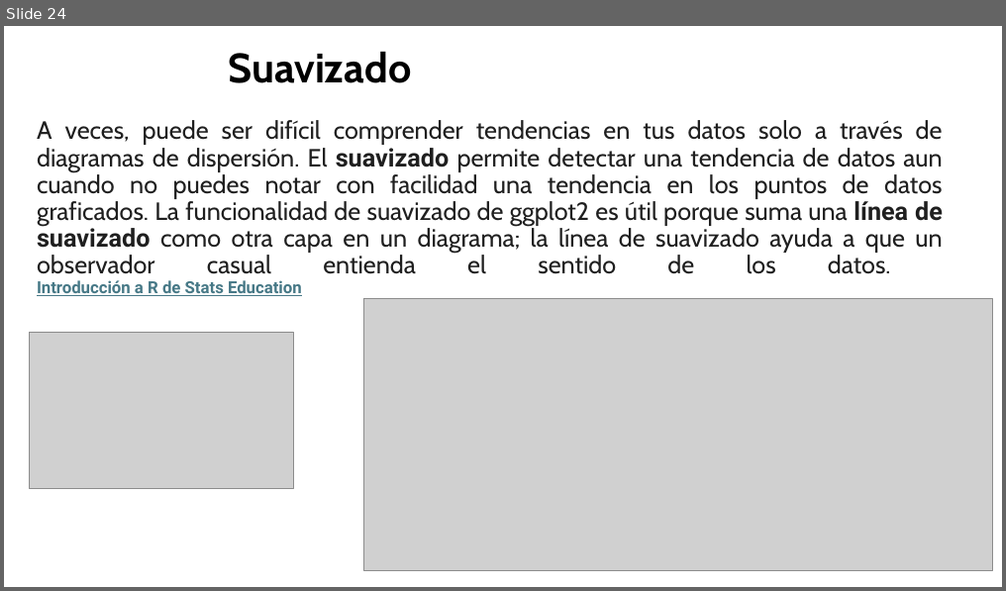
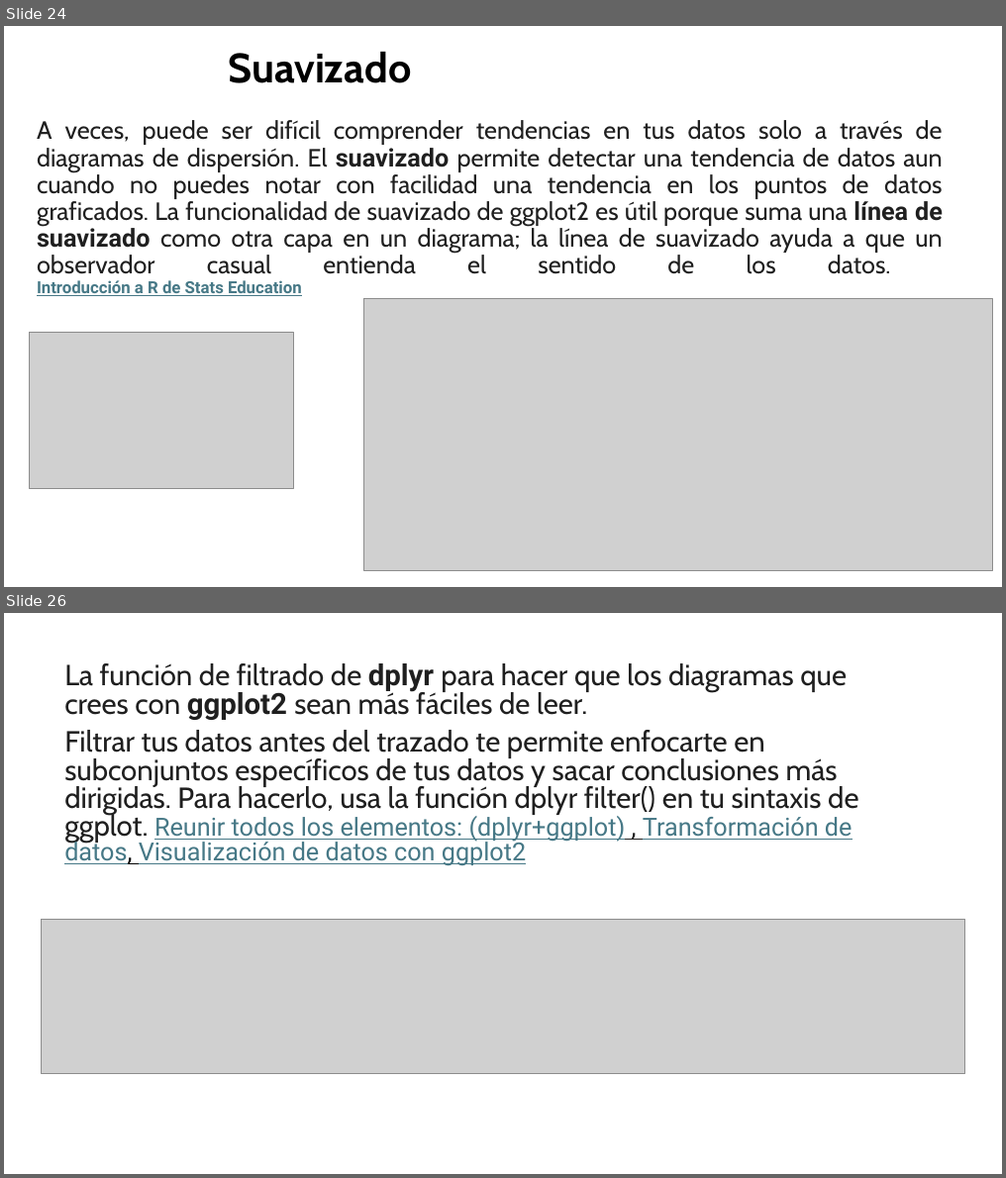
Before and after one commit to megath12/Data_Analysis_Google, a slide deck: 7_2_AnalisisD_programando_R.pptx. Shown one above the other, each under a label of ours: slide 24 before the commit, slides 24 and 26 after it; the slides between them are not shown. The pictures are 1006x591 and 1006x1178 pixels, drawn with LibreOffice and Linux fonts; fonts in the diff are those of the drawing; grey boxes stand for pictures. Boxes give left, top, right and bottom in pixels: in the first picture for what was removed or moved away, otherwise in the second. Text is boxed around its words. In the diff, an @@ line names an element or a change of style, - is before the commit and + after.

```diff
--- a/7_2_AnalisisD_programando_R.pptx
+++ b/7_2_AnalisisD_programando_R.pptx
@@ slide 26 added at (4,613,1002,1174), background #FFFFFF @@
@@ text added at (64,663,858,866), 28 pt, text #1F1F1F @@
+La función de filtrado de dplyr para hacer que los diagramas que crees con ggplot2 sean más fáciles de leer.
+Filtrar tus datos antes del trazado te permite enfocarte en subconjuntos específicos de tus datos y sacar conclusiones más dirigidas. Para hacerlo, usa la función dplyr filter() en tu sintaxis de ggplot. Reunir todos los elementos: (dplyr+ggplot) , Transformación de datos, Visualización de datos con ggplot2
@@ picture added at (41,919,965,1073) @@
```
Also in this commit, not shown: 2 other slides added, 1 other file.
